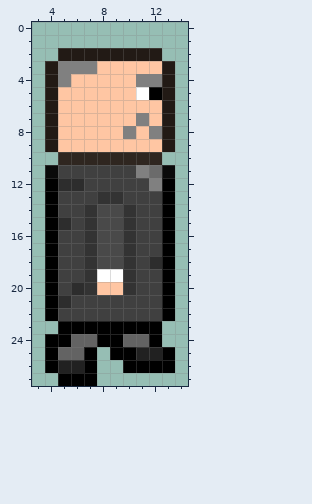
Two states of a pixel-art sprite, res/player/steven_right2.png. Above, as it was before the edit.
The file is 18x28 pixels. Colours within 5 levels of each other are drawn and written as one. Shown: x 3..14, y 0..27.
New version:
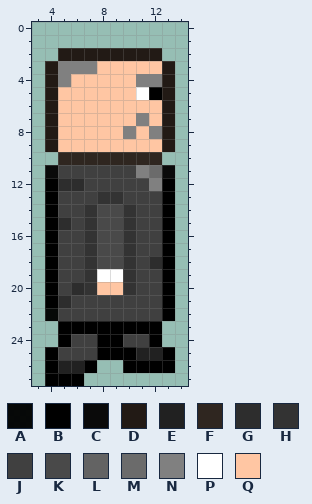
Palette (. is transparent): A #000000f3  B #000000  C #0a0a0a  D #221a15  E #212121  F #2f2620  G #2d2d2d  H #333333  J #404040  K #494949  L #636363  M #6b6b6b  N #808080  P #ffffff  Q #ffc6a3
Change:
Colour B becomes colour A in row 22 at x 4.
The author put colour B in row 25 at x 8; in row 27 at x 4.
Colour B becomes colour J in row 25 at x 7.
Colour L becomes colour J in row 24 at x 6 to 7 and 10 to 11; in row 25 at x 5 to 6.
The author cleared colour B in row 24 at x 4; in row 27 at x 7.
Where, in picture pixels (left, top, right, bottom), the same in both pictures:
changed: (45, 308, 149, 386)
